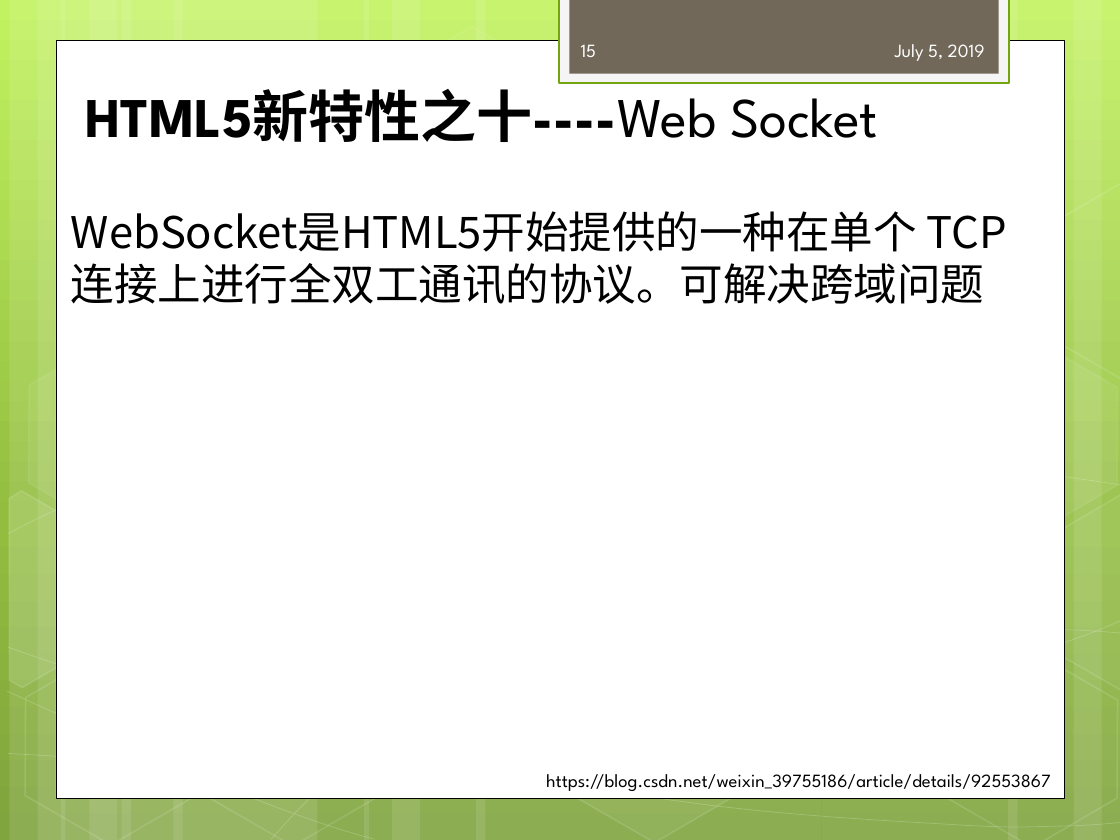
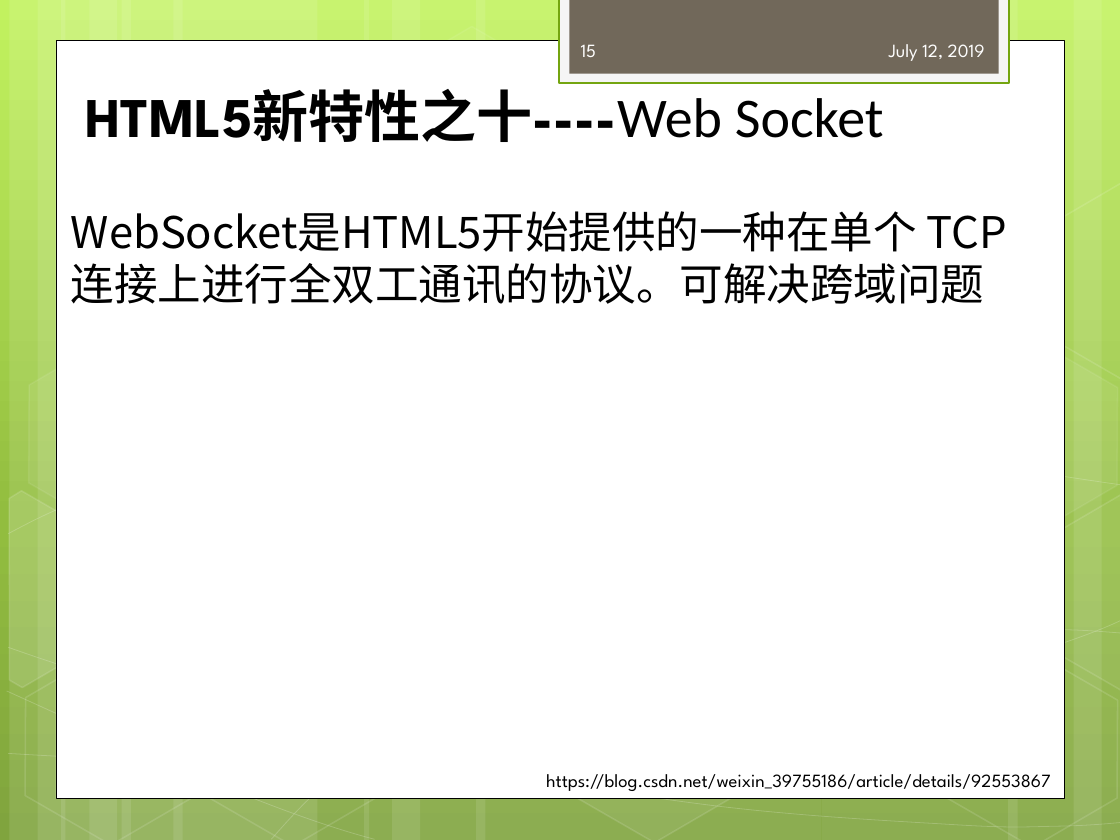
Before and after one commit to yuer-jun/interview, a slide deck: slide 15 of PPT/H5新特性--10个.pptx. Drawn at 1120x840 pixels with LibreOffice and Linux fonts; fonts in the diff are those of the drawing. Boxes give left, top, right and bottom in pixels: in the first picture for what was removed or moved away, otherwise in the second. Text is boxed around its words. In the diff, an @@ line names an element or a change of style, - is before the commit and + after.

```diff
--- a/PPT/H5新特性--10个.pptx
+++ b/PPT/H5新特性--10个.pptx
@@ text at <box>889,44,985,61</box>: text changed @@
-July 5, 2019
+July 12, 2019
@@ text "HTML5新特性之十----Web Socket" at <box>85,81,884,142</box>: font League Spartan to Calibri in "HTML5新特性之十----Web Socket" @@
```
Also in this commit, not shown: 15 other slides changed, 2 other files.
